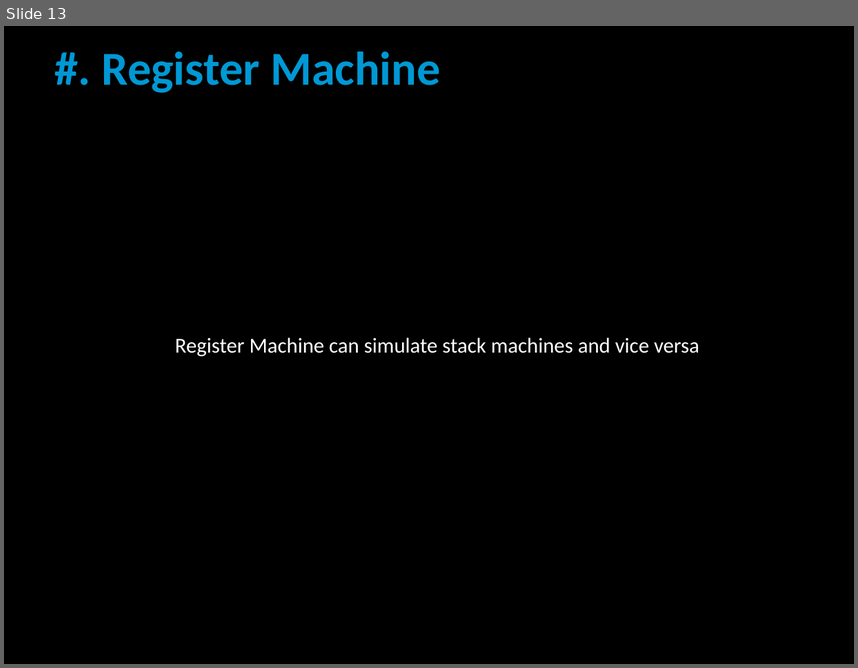
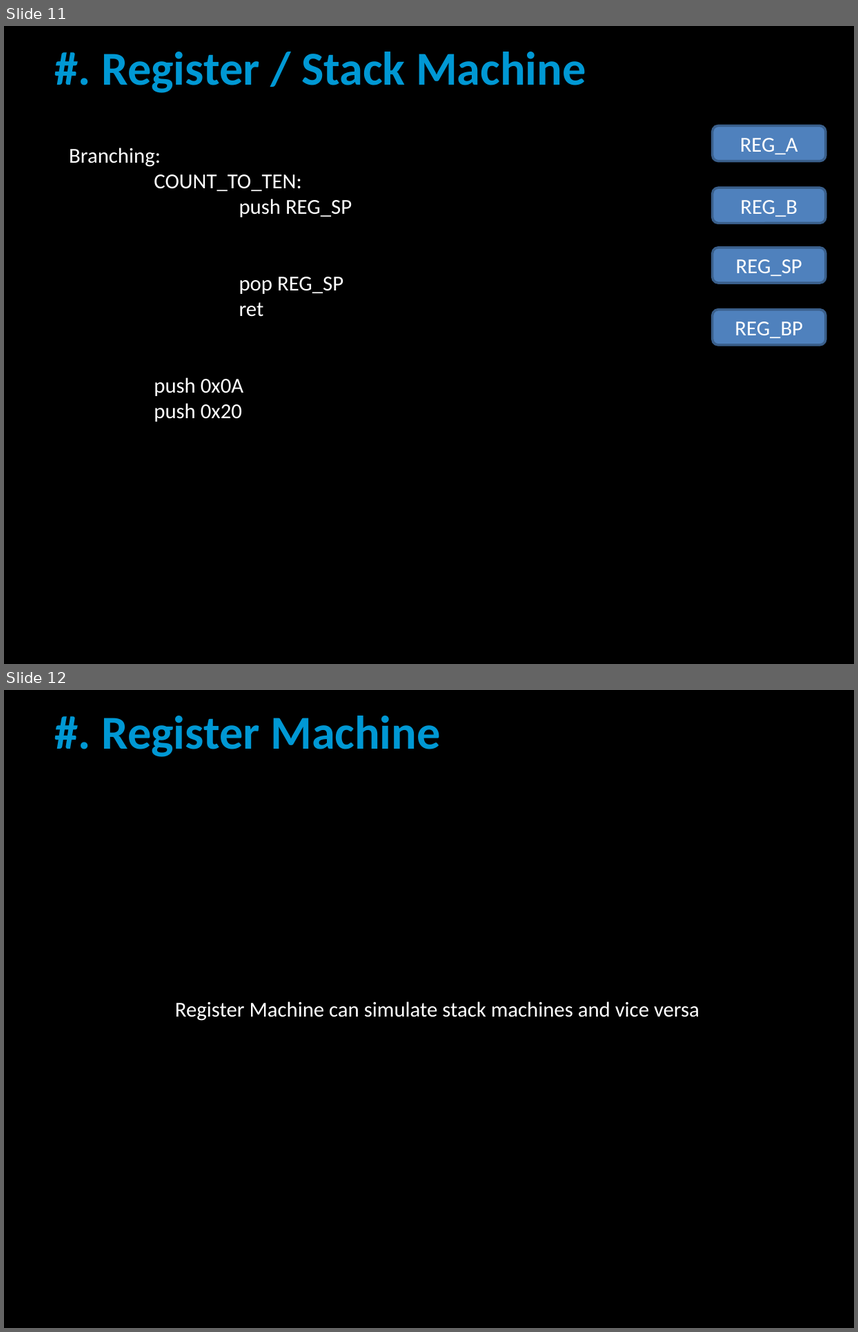
Before and after one commit to liamcarter111/Lectures, a slide deck: Imperial_College_29-01-2020/Presentation.pptx. Shown one above the other, each under a label of ours: slide 13 before the commit, slides 11 and 12 after it. The pictures are 858x668 and 858x1332 pixels, drawn with LibreOffice and Linux fonts; fonts in the diff are those of the drawing. Boxes give left, top, right and bottom in pixels: in the first picture for what was removed or moved away, otherwise in the second. Text is boxed around its words. In the diff, an @@ line names an element or a change of style, - is before the commit and + after.

```diff
--- a/Imperial_College_29-01-2020/Presentation.pptx
+++ b/Imperial_College_29-01-2020/Presentation.pptx
@@ slide 11 added at bbox=[4, 26, 854, 664], background #000000 @@
@@ title added at bbox=[102, 52, 586, 93], 40 pt, text #0098D4, bold @@
+#. Register / Stack Machine
@@ rounded rectangle added at bbox=[712, 125, 825, 161], fill #4F81BD, outline #3A5F8C 2 pt, 18 pt, text #FFFFFF @@
+REG_A
@@ text added at bbox=[69, 147, 352, 421], 18 pt, text #FFFFFF @@
+Branching:
+COUNT_TO_TEN:
+push REG_SP
+pop REG_SP
+ret
+push 0x0A
+push 0x20
@@ text added at bbox=[154, 132, 819, 248], 44 pt, text #000000 @@
+Click to edit Master title style
@@ rounded rectangle added at bbox=[712, 187, 825, 223], fill #4F81BD, outline #3A5F8C 2 pt, 18 pt, text #FFFFFF @@
+REG_B
@@ rounded rectangle added at bbox=[712, 247, 825, 283], fill #4F81BD, outline #3A5F8C 2 pt, 18 pt, text #FFFFFF @@
+REG_SP
@@ rounded rectangle added at bbox=[712, 309, 825, 345], fill #4F81BD, outline #3A5F8C 2 pt, 18 pt, text #FFFFFF @@
+REG_BP
@@ what was slide 13 is now slide 12 @@
```
Also in this commit, not shown: 1 slide changed, 1 other slide added, 3 slides removed.
